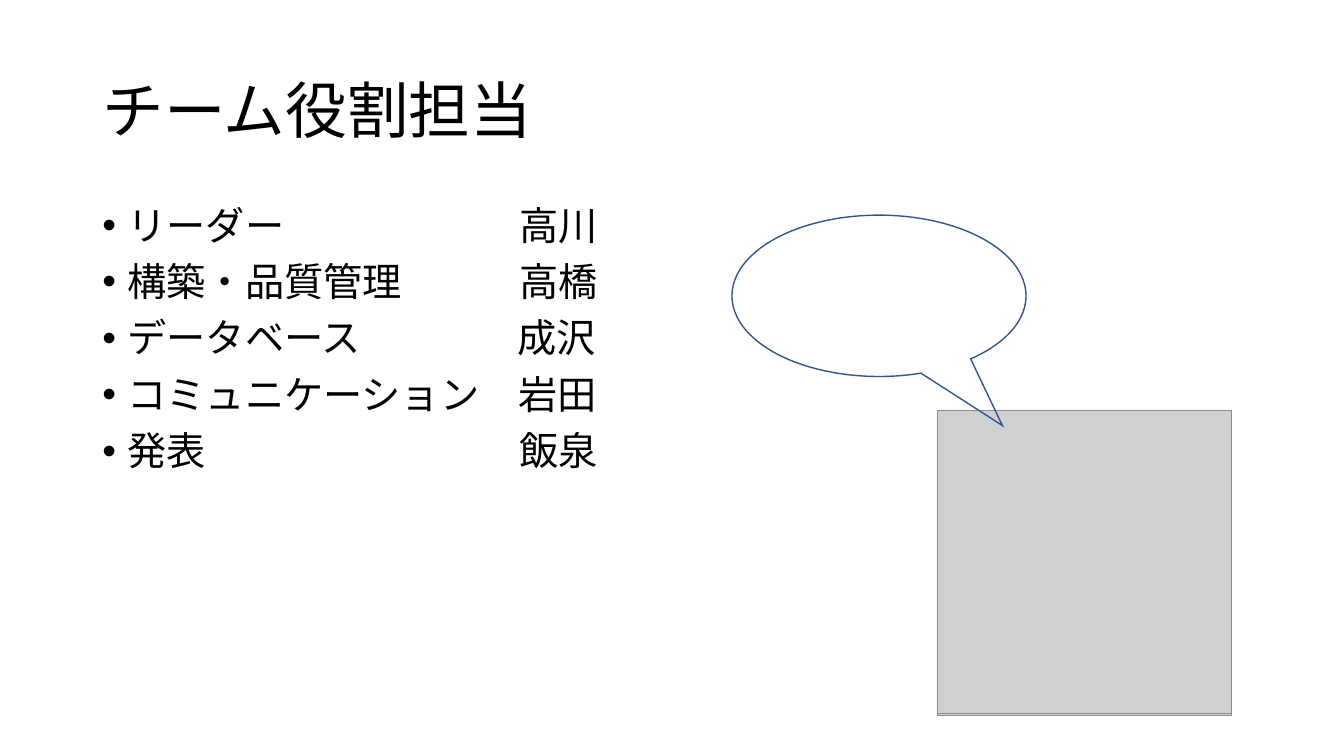
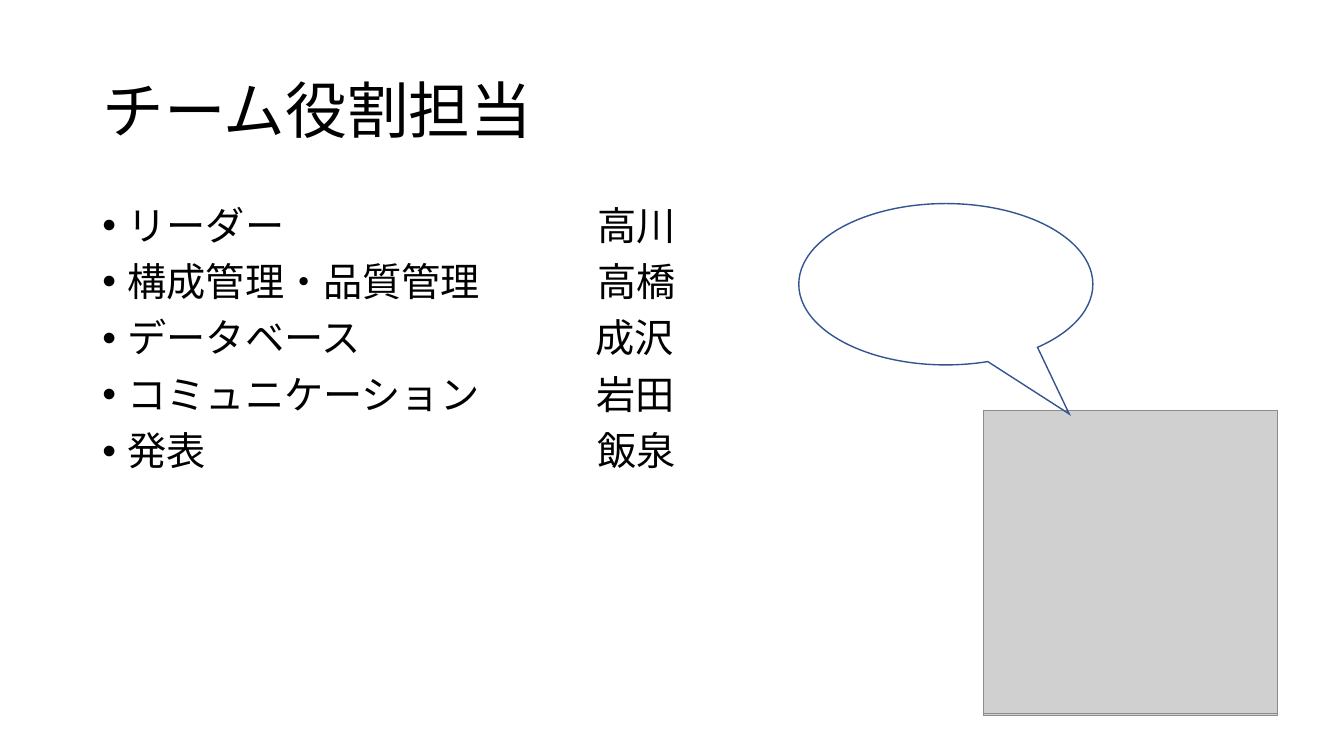
Before and after one commit to dojo2023/E-3, a slide deck: slide 4 of doc/チーム開発成果発表.pptm. Drawn at 1344x756 pixels with LibreOffice and Linux fonts; fonts in the diff are those of the drawing; grey boxes stand for pictures. Boxes give left, top, right and bottom in pixels: in the first picture for what was removed or moved away, otherwise in the second. Text is boxed around its words. In the diff, an @@ line names an element or a change of style, - is before the commit and + after.

```diff
--- a/doc/チーム開発成果発表.pptm
+++ b/doc/チーム開発成果発表.pptm
@@ speech bubble: place and size @@
-speech bubble at bbox=[732, 215, 1026, 376]
+speech bubble at bbox=[799, 204, 1093, 365]
@@ text at bbox=[128, 263, 480, 300]: text changed @@
-• 構築・品質管理 高橋
+• 構成管理・品質管理 高橋
@@ picture: place and size @@
-picture at bbox=[938, 413, 1232, 717]
+picture at bbox=[983, 413, 1277, 717]
@@ picture: place and size @@
-picture at bbox=[938, 410, 1232, 714]
+picture at bbox=[983, 410, 1277, 714]
```
Also in this commit, not shown: 9 other slides changed, 2 slides added, 2 slides removed.
